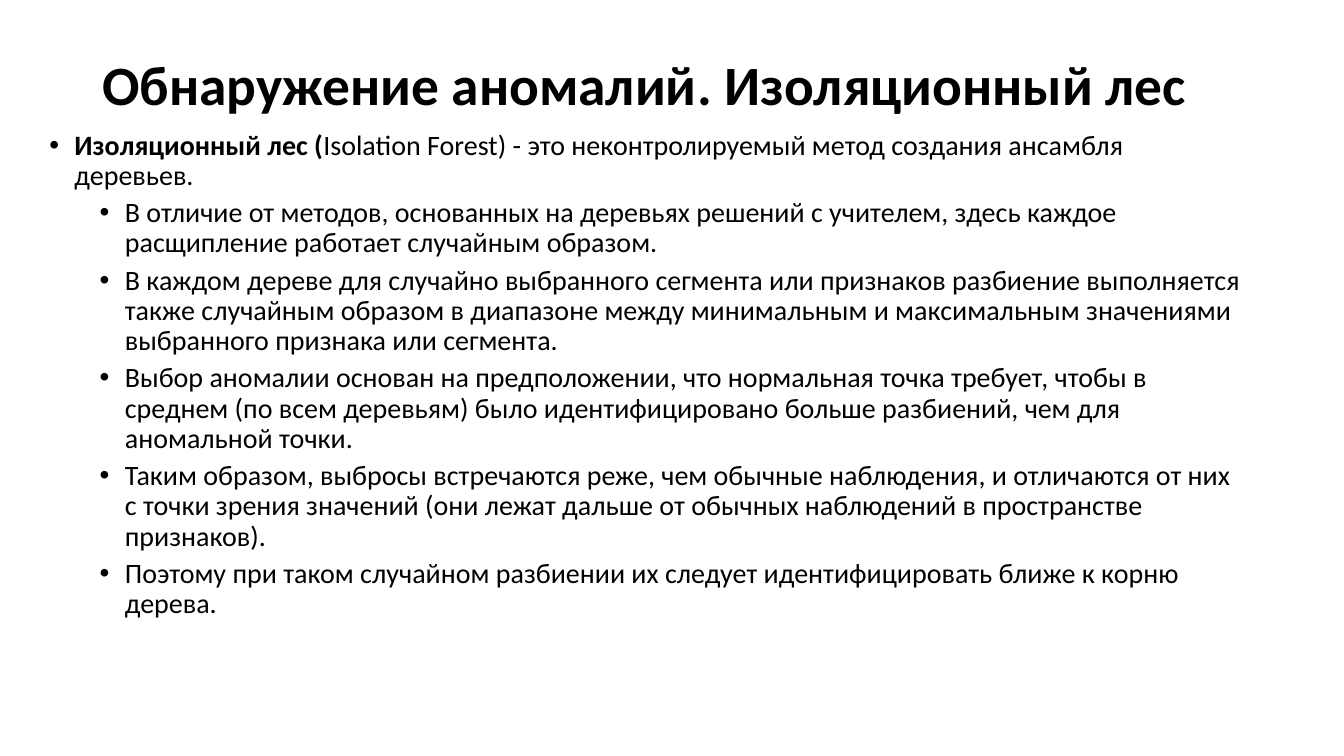
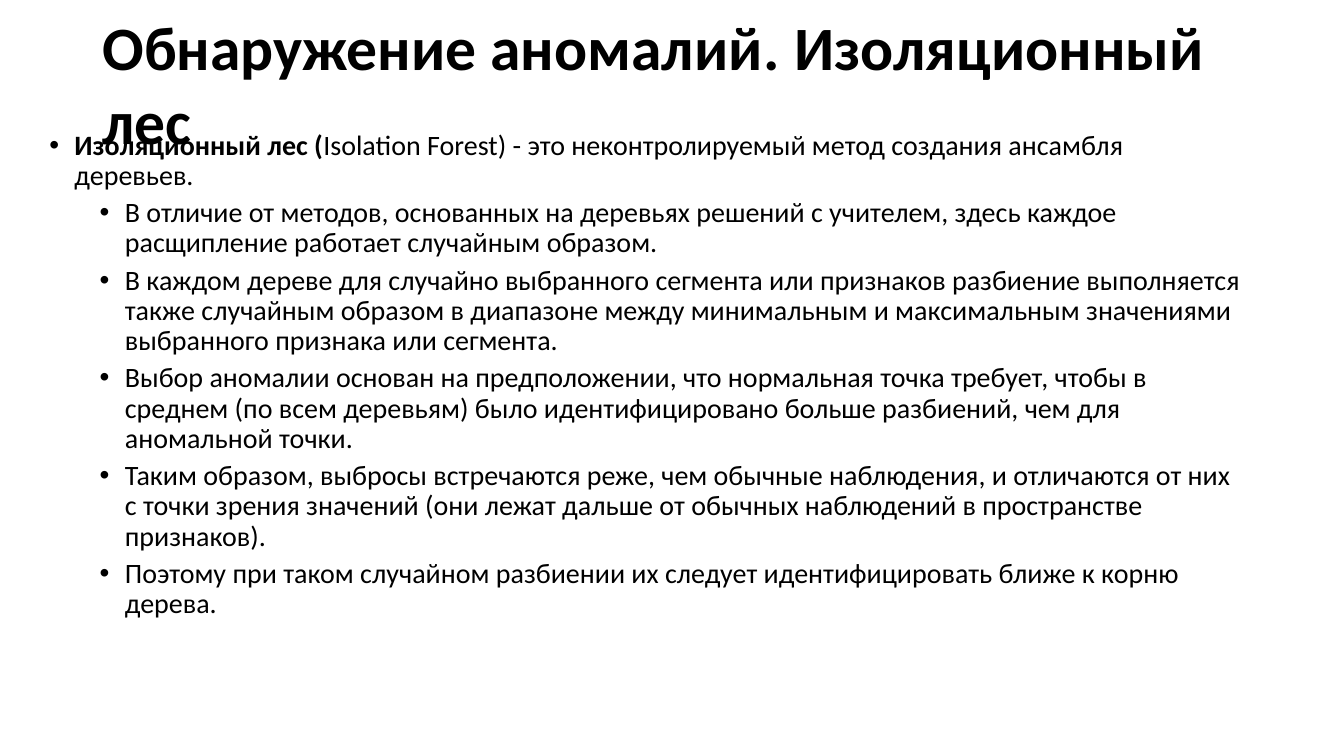
Before and after one commit to MVRonkin/TimeSeriesCourse, a slide deck: slide 22 of 2025/LEC/06-2 Обнаружение аномалий.pptx (slide 28 before the commit). Drawn at 1344x756 pixels with LibreOffice and Linux fonts; fonts in the diff are those of the drawing. Boxes give left, top, right and bottom in pixels: in the first picture for what was removed or moved away, otherwise in the second. Text is boxed around its words. In the diff, an @@ line names an element or a change of style, - is before the commit and + after.

```diff
--- a/2025/LEC/06-2 Обнаружение аномалий.pptx
+++ b/2025/LEC/06-2 Обнаружение аномалий.pptx
@@ title "Обнаружение аномалий. Изоляционный лес" at (x1=102, y1=27, x2=1204, y2=159): size 39.6 to 44 pt @@
```
Also in this commit, not shown: 8 other slides changed, 2 slides added, 2 slides removed.
